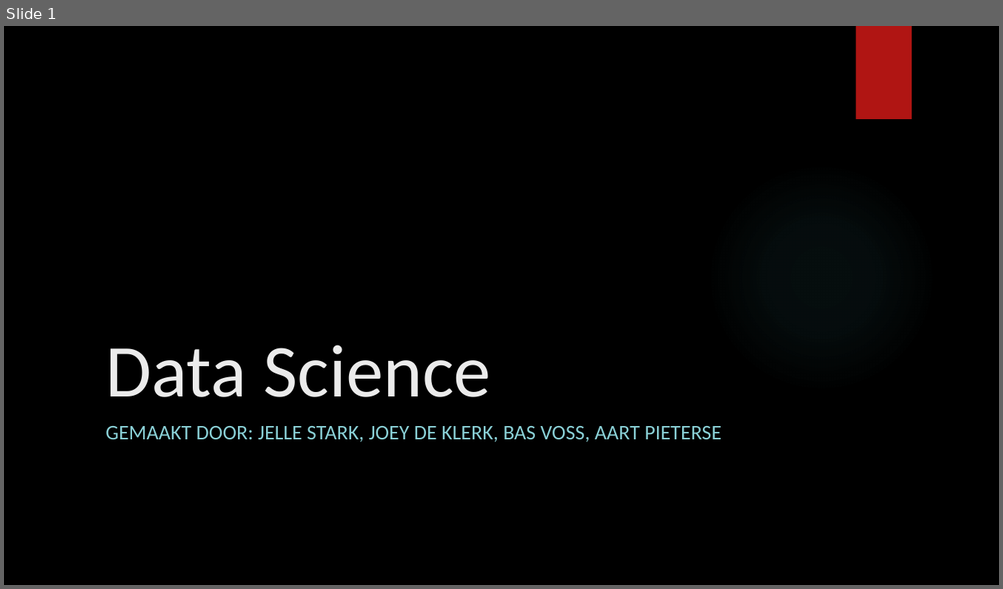
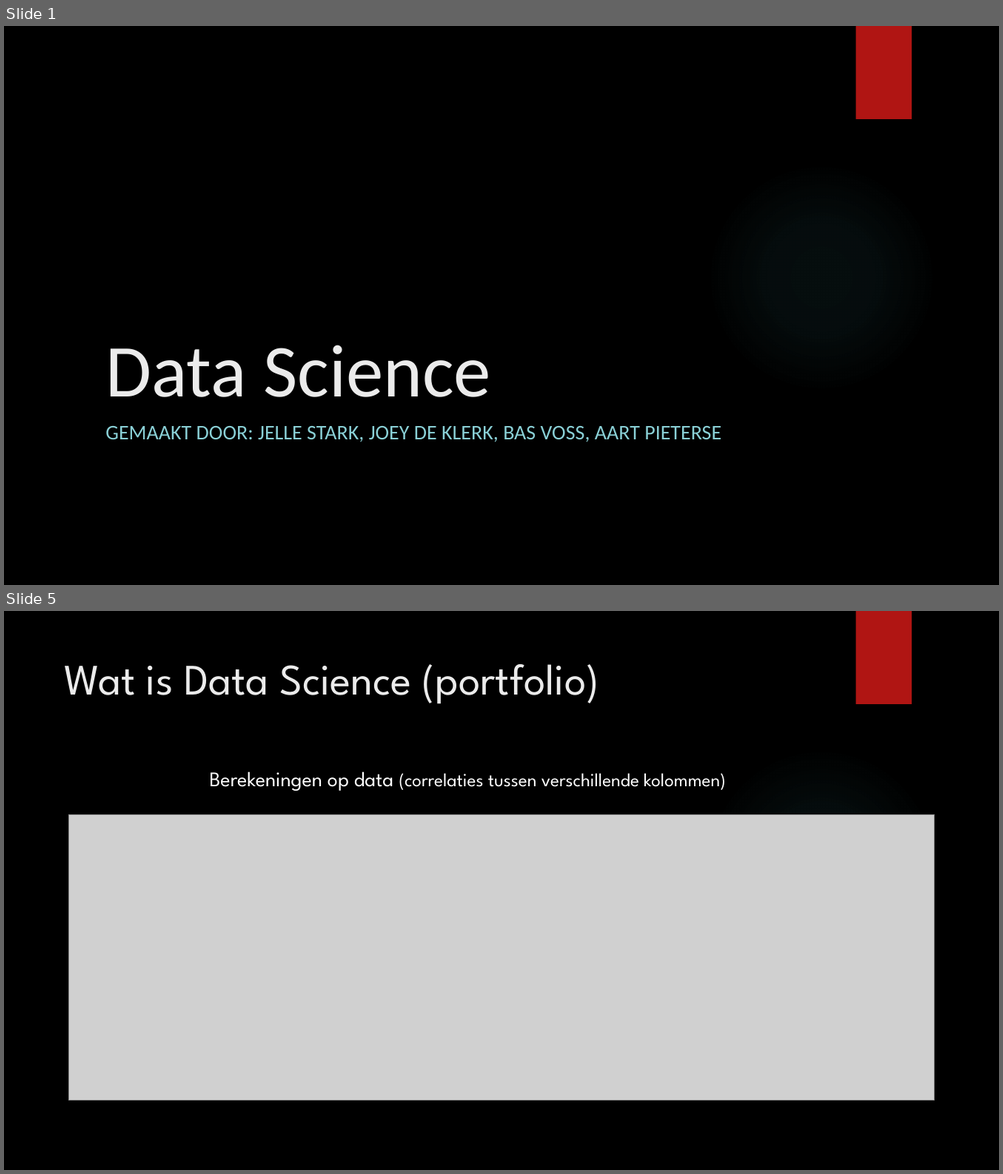
Before and after one commit to AartPieterse/DataSciencePortfolio, a slide deck: 101.pptx. Shown one above the other, each under a label of ours: slide 1 before the commit, slides 1 and 5 after it; the slides between them are not shown. The pictures are 1003x589 and 1003x1174 pixels, drawn with LibreOffice and Linux fonts; fonts in the diff are those of the drawing; grey boxes stand for pictures; background and template pictures are left out. Boxes give left, top, right and bottom in pixels: in the first picture for what was removed or moved away, otherwise in the second. Text is boxed around its words. In the diff, an @@ line names an element or a change of style, - is before the commit and + after.

```diff
--- a/101.pptx
+++ b/101.pptx
@@ slide 5 added at <box>4,611,999,1170</box>, background picture (left out); not listed: 2 template elements that a slide beside it also shows @@
@@ title added at <box>64,664,599,704</box>, 42 pt, text #EBEBEB @@
+Wat is Data Science (portfolio)
@@ text added at <box>210,772,726,791</box>, 18 pt, text #FFFFFF @@
+Berekeningen op data (correlaties tussen verschillende kolommen)
@@ picture added at <box>68,815,933,1100</box> @@
```
Also in this commit, not shown: 1 slide changed, 3 other slides added.
